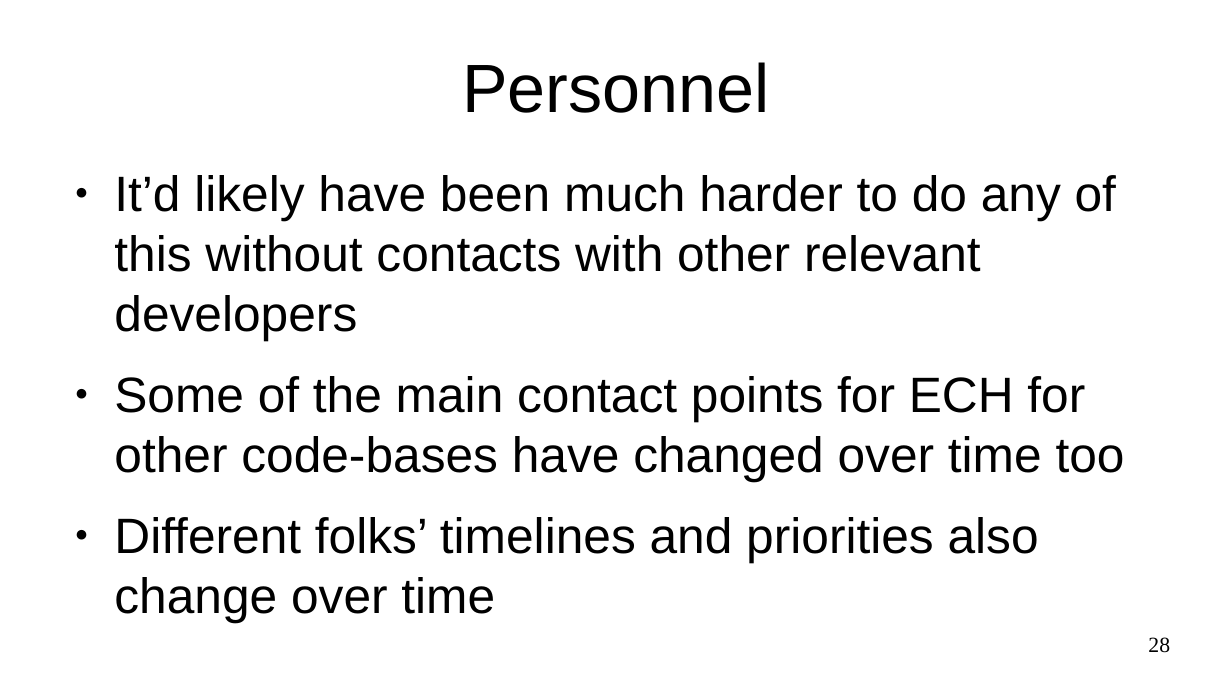
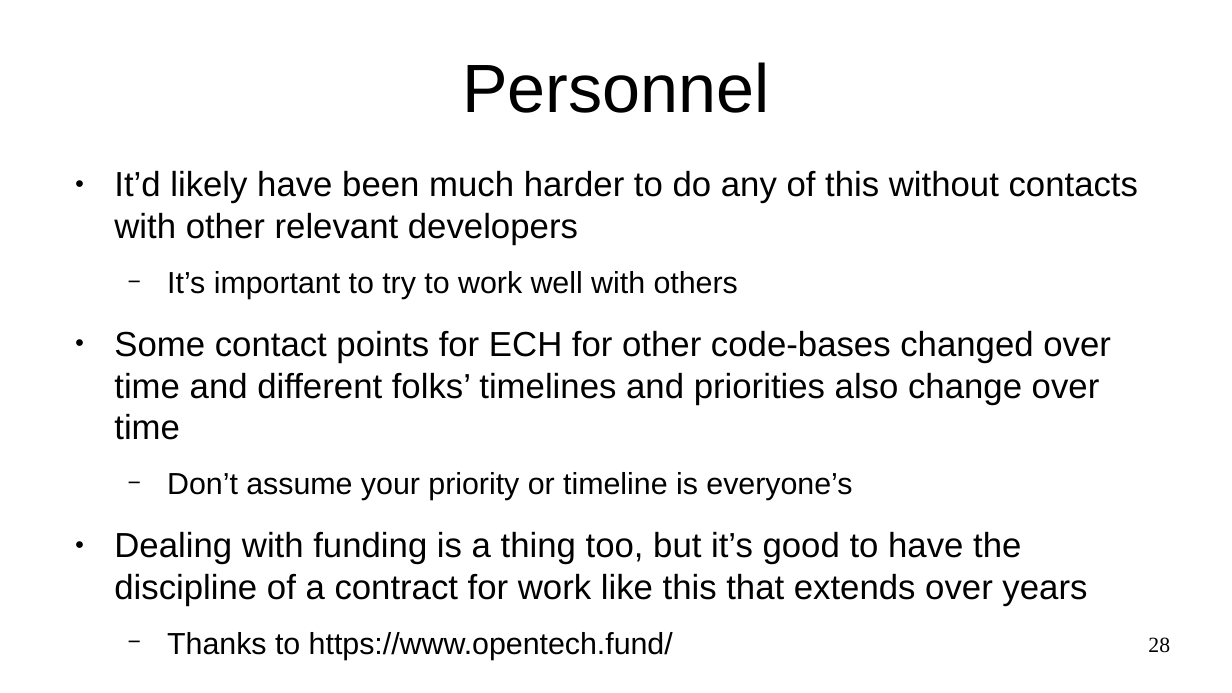
Before and after one commit to sftcd/cs7053, a slide deck: slide 28 of 2022lectures/10-ech.odp. Drawn at 1232x693 pixels with LibreOffice and Linux fonts; fonts in the diff are those of the drawing. Boxes give left, top, right and bottom in pixels: in the first picture for what was removed or moved away, otherwise in the second. Text is boxed around its words. In the diff, an @@ line names an element or a change of style, - is before the commit and + after.

```diff
--- a/2022lectures/10-ech.odp
+++ b/2022lectures/10-ech.odp
@@ text at bbox=[114, 170, 1138, 245]: size 32 to 22.4 pt in "It’d likely have been much harder to ..." @@
@@ text at bbox=[114, 330, 1111, 660]: text changed; size 32 to 22.4 pt @@
-● Some of the main contact points for ECH for other code-bases have changed over time too
-● Different folks’ timelines and priorities also change over time
+  − It’s important to try to work well with others
+● Some contact points for ECH for other code-bases changed over time and different folks’ timelines and priorities also change over time
+  − Don’t assume your priority or timeline is everyone’s
+● Dealing with funding is a thing too, but it’s good to have the discipline of a contract for work like this that extends over years
+  − Thanks to https://www.opentech.fund/
```
Also in this commit, not shown: 3 other slides changed, 2 other files.
